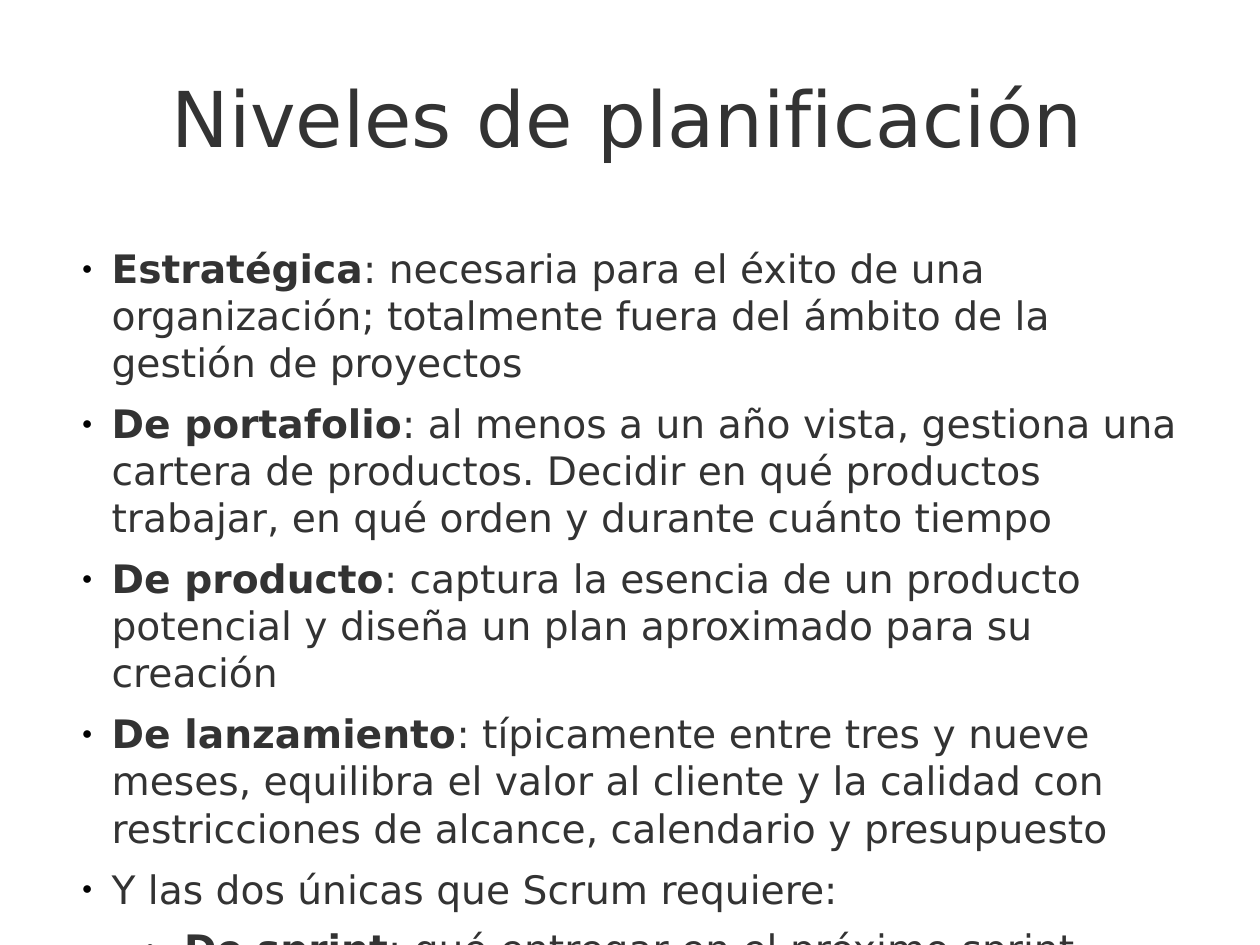
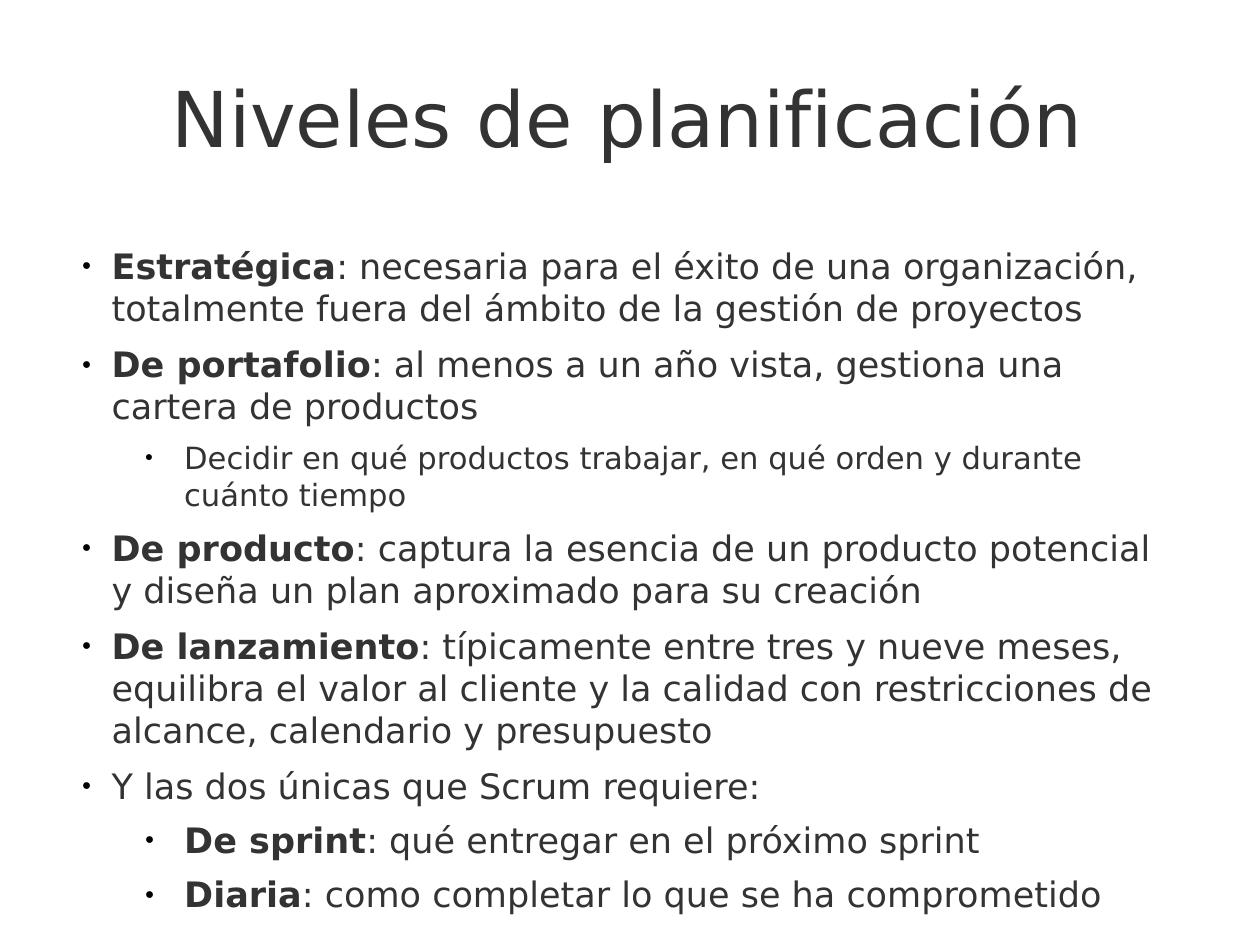
Before and after one commit to UNIZAR-30248-GeProSoft/scrum-slides, a slide deck: slide 12 of 7i_GPS-S07-Scrum-Planificación.odp (slide 13 before the commit). Drawn at 1260x945 pixels with LibreOffice and Linux fonts; fonts in the diff are those of the drawing; background and template pictures are left out. Boxes give left, top, right and bottom in pixels: in the first picture for what was removed or moved away, otherwise in the second. Text is boxed around its words. In the diff, an @@ line names an element or a change of style, - is before the commit and + after.

Commit message:
Movido el póquer de planif al tema de planif. Algún retoque menor más

```diff
--- a/7i_GPS-S07-Scrum-Planificación.odp
+++ b/7i_GPS-S07-Scrum-Planificación.odp
@@ text at bbox=[112, 251, 1137, 513]: text changed; size 22.4 to 20 pt @@
-● Estratégica: necesaria para el éxito de una organización; totalmente fuera del ámbito de la gestión de proyectos
-● De portafolio: al menos a un año vista, gestiona una cartera de productos. Decidir en qué productos trabajar, en qué orden y durante cuánto tiempo
+● Estratégica: necesaria para el éxito de una organización, totalmente fuera del ámbito de la gestión de proyectos
+● De portafolio: al menos a un año vista, gestiona una cartera de productos
+  ● Decidir en qué productos trabajar, en qué orden y durante cuánto tiempo
@@ text at bbox=[112, 534, 1152, 915]: size 22.4 to 20 pt in "De producto: captura la esencia de un ...", "De lanzamiento: típicamente entre tres y nueve ...", "Y las dos únicas que Scrum requiere:", "De sprint: qué entregar en el próximo ..." and 1 more places @@
@@ text at bbox=[123, 887, 781, 915]: text changed @@
-Salvo que se indique lo contrario, este trabajo es © 2015 Rubén Béjar http://www.rubenbejar.com
+Salvo que se indique lo contrario, este trabajo es © 2017 Rubén Béjar http://www.rubenbejar.com
@@ page number at bbox=[1012, 906, 1260, 945]: text changed @@
-13
+12
```
Also in this commit, not shown: 53 other slides changed, 10 slides added, 1 slide removed, 1 other file.
